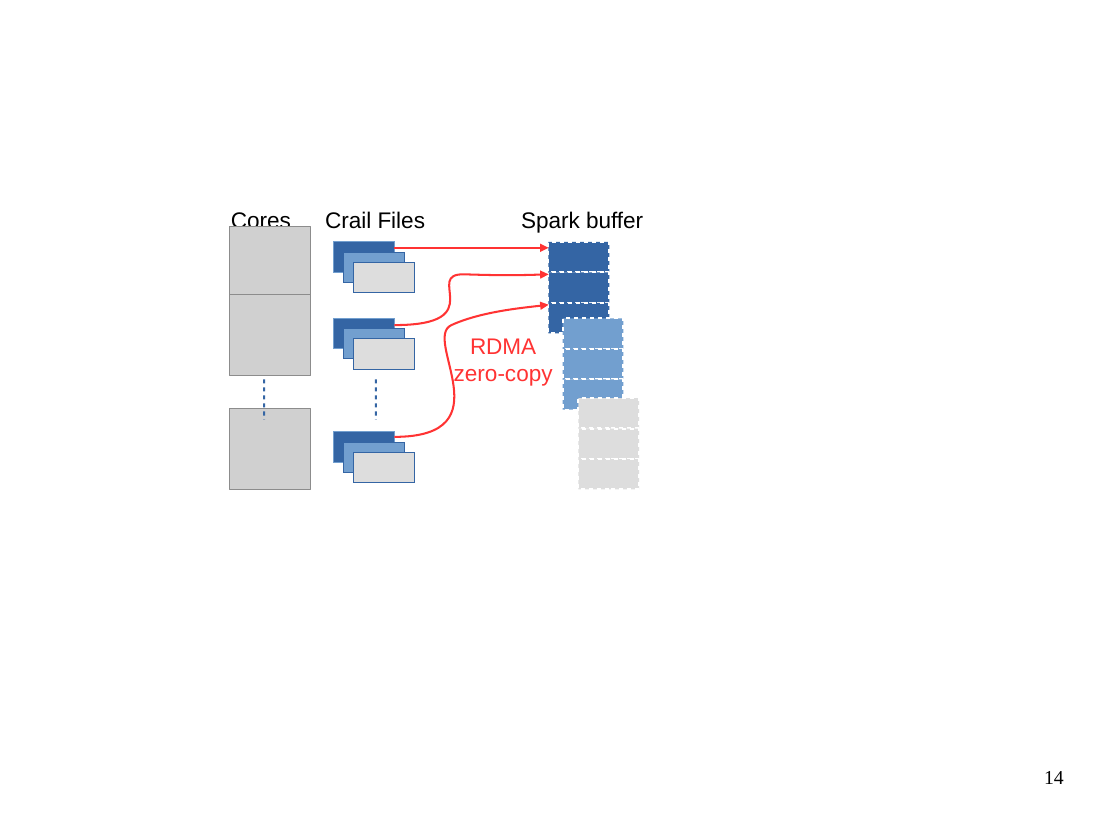
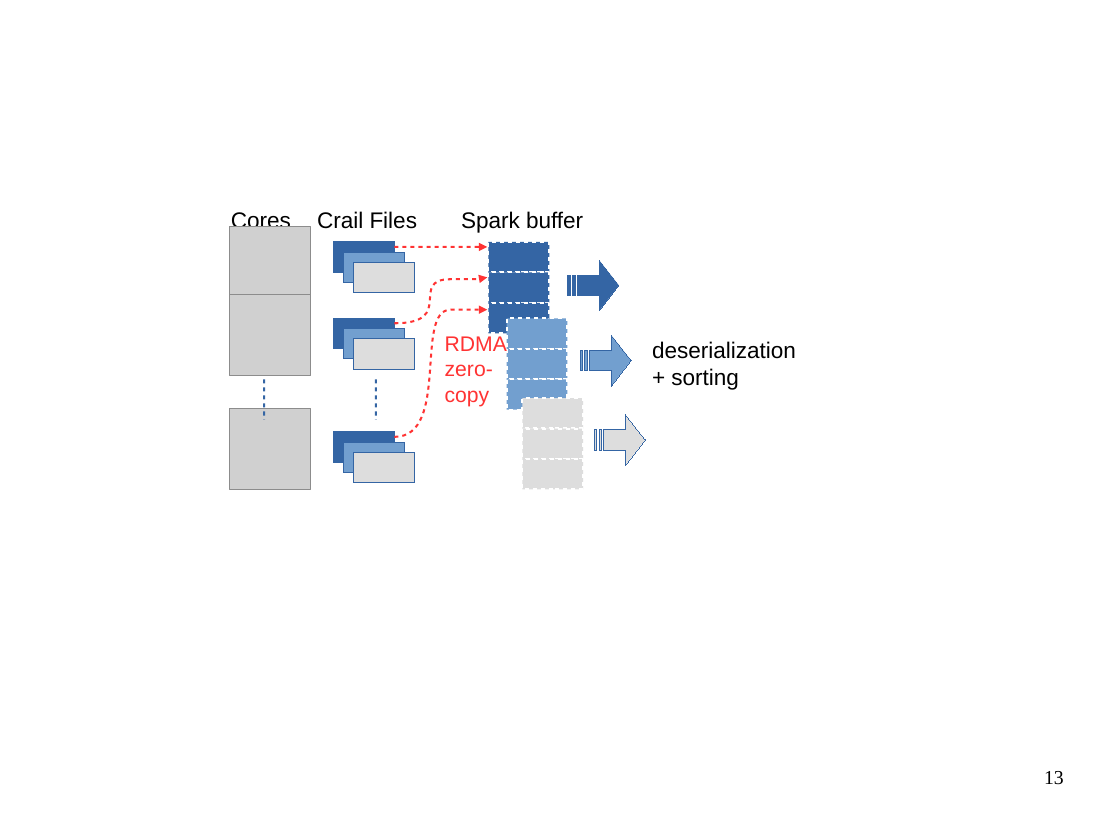
Before and after one commit to apache/incubator-crail-website, a slide deck: slide 13 of _graphix/website.odp (slide 14 before the commit). Drawn at 1120x840 pixels with LibreOffice and Linux fonts; fonts in the diff are those of the drawing; grey boxes stand for pictures; background and template pictures are left out. Boxes give left, top, right and bottom in pixels: in the first picture for what was removed or moved away, otherwise in the second. Text is boxed around its words. In the diff, an @@ line names an element or a change of style, - is before the commit and + after.

```diff
--- a/_graphix/website.odp
+++ b/_graphix/website.odp
@@ text "Crail Files": place and size @@
-text "Crail Files" at box(325, 211, 426, 229)
+text "Crail Files" at box(317, 211, 418, 229)
@@ freeform shape removed at box(394, 248, 549, 248) @@
@@ arrow added from (394, 247) to (488, 247), #FF3333 1.45 pt @@
@@ freeform shape added at box(568, 260, 619, 311), fill #3465A4, outline #3465A4 0 pt @@
@@ freeform shape: place and size @@
-freeform shape at box(394, 274, 549, 325)
+freeform shape at box(394, 277, 488, 323)
@@ rectangle at box(333, 318, 394, 349): outline #729FCF 0 pt to #3465A4 0 pt @@
@@ freeform shape: place and size @@
-freeform shape at box(394, 305, 549, 437)
+freeform shape at box(394, 310, 487, 437)
@@ text "RDMA" at box(445, 334, 507, 407): size 16 to 15 pt; alignment centre to left @@
@@ 3 rectangles, 1 text: place and size @@
-3 rectangles, 1 text at box(521, 211, 643, 333)
+3 rectangles, 1 text at box(461, 211, 583, 333)
@@ freeform shape added at box(580, 335, 631, 386), fill #729FCF, outline #3465A4 0 pt @@
@@ text added at box(652, 341, 796, 390), 16 pt, text #000000 @@
+deserialization + sorting
@@ freeform shape added at box(595, 415, 645, 465), fill #DDDDDD, outline #3465A4 0 pt @@
@@ 6 rectangles: place and size @@
-6 rectangles at box(563, 318, 639, 490)
+6 rectangles at box(507, 318, 583, 490)
@@ page number at box(1044, 771, 1064, 785): text changed @@
-14
+13
```
Also in this commit, not shown: 2 slides removed, 1 other file.
